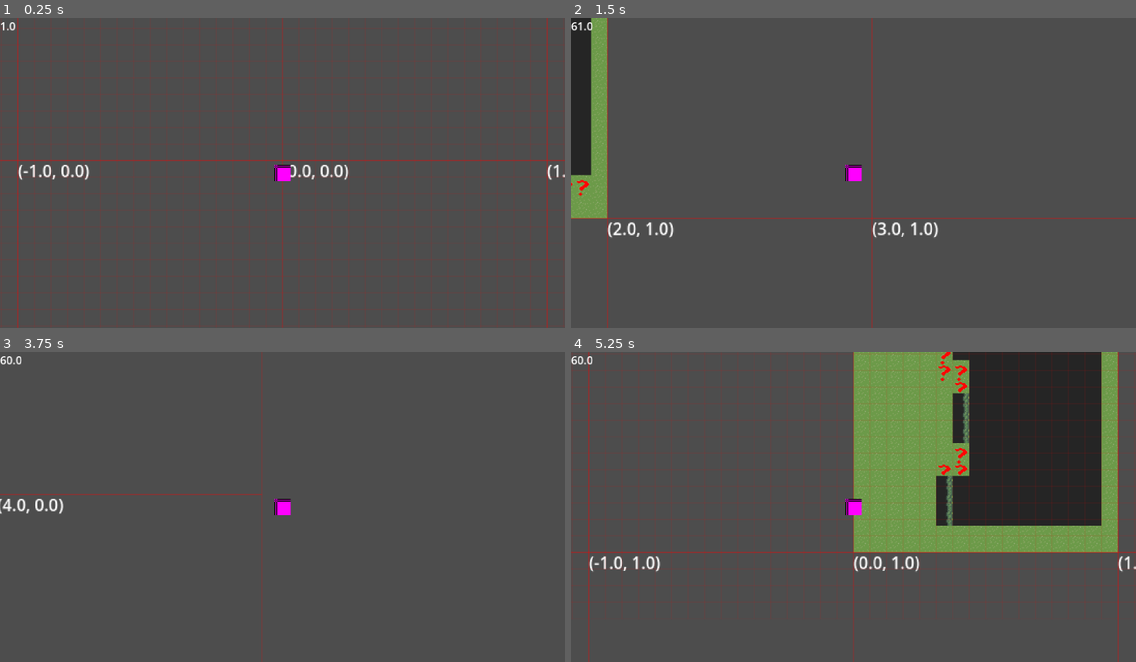
Above: before the commit, frames 1-4 (two rows, left to right).
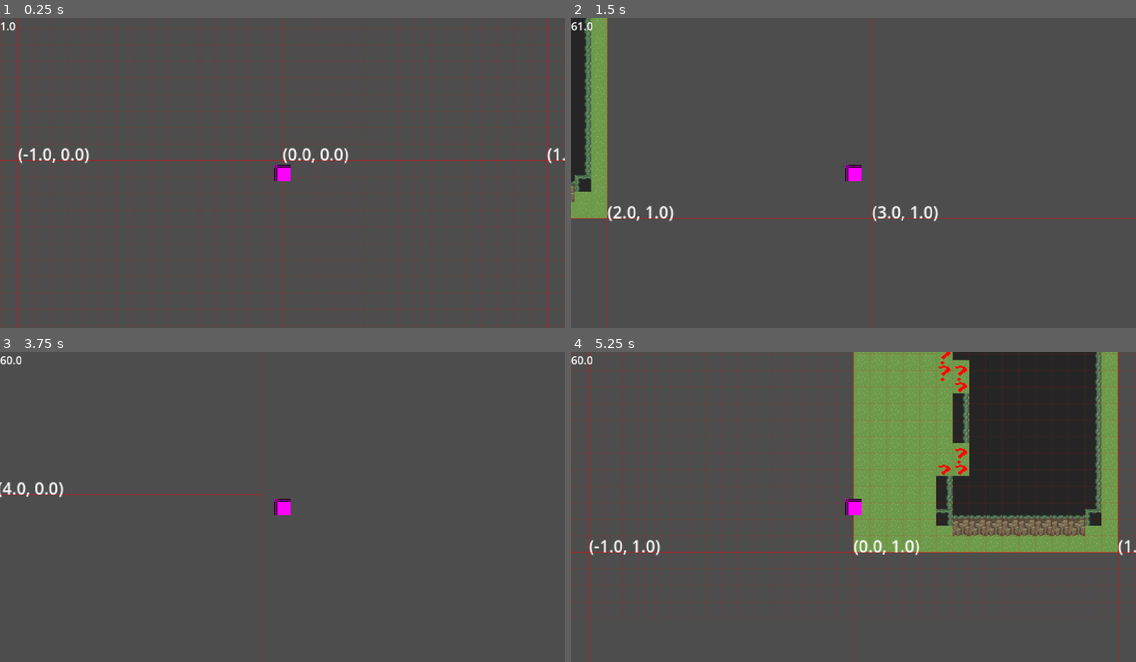
Above: after the commit, the same moments.

Repository: lennertJ9/new_project
Game: Godot game, scene res://world/world.tscn
Same seed, same stepped clock (60 frames per second), same inputs: the game is played once before the commit and once after it.
Inputs (mouse positions are in pixels of both pictures, inside the frame that each line leads up to):
- Up to frame 1 (0.25 s): no input
- Up to frame 2 (1.5 s): tap Enter at 0.5 s; move the mouse to (977, 157) at 0.52 s; press the mouse at (977, 157) at 0.53 s; hold Right (ui_right) 0.53-1.28 s; move the mouse to (740, 188) at 1.27 s; release the mouse at (740, 188) at 1.28 s; hold Down (ui_down) from 1.28 s (still down); click (740, 188) at 1.35 s
- Up to frame 3 (3.75 s): move the mouse to (339, 438) at 2.02 s; release Down (ui_down) at 2.03 s; press the mouse at (339, 438) at 2.03 s; hold Right (ui_right) 2.03-2.78 s; move the mouse to (254, 569) at 2.77 s; release the mouse at (254, 569) at 2.78 s; hold Up (ui_up) 2.78-3.53 s; click (254, 569) at 2.85 s; move the mouse to (452, 553) at 3.52 s; press the mouse at (452, 553) at 3.53 s; hold Left (ui_left) from 3.53 s (still down)
- Up to frame 4 (5.25 s): move the mouse to (684, 460) at 4.27 s; release the mouse at (684, 460) at 4.28 s; click (684, 460) at 4.35 s; move the mouse to (881, 507) at 5.02 s; release Left (ui_left) at 5.03 s; press the mouse at (881, 507) at 5.03 s; hold Down (ui_down) from 5.03 s (still down)

The runs differ from the first frame. In frame 1, 1.0% of the frame differs, in the area x 3-100%, y 41-53%; in frame 2, 1.7%; in frame 3, 0.5%; in frame 4, 3.1%, in the area x 3-100%, y 0-72%.

Commit message:
!note!  bug fix voor bitmasking
de randen worden verwijderd voor de bitmask berekening, bij het implementeren van de randen moet deze na de bitmask berekening verwijderd worden. alhoewel ik denk dat deze uiteindelijk weg kan als de bitmasking implemented is voor de edges van een tile?

alleen nog de lookup te fixen + toevoegen van onbekende tiles in de lookup

Diff:
--- a/game/manager/chunk_manager/chunk_manager.gd
+++ b/game/manager/chunk_manager/chunk_manager.gd
@@ -33,16 +33,16 @@
 
 var tile_lookup: Dictionary[int, Vector2i] = {
 	193: Vector2i(0,0),
-	199: Vector2i(1,0),
+	199: Vector2i(1,2),
 	7: Vector2i(2,0),
 	16: Vector2i(4,0),
-	241: Vector2i(0,1),
+	241: Vector2i(2,1),
 	255: Vector2i(1,1),
 	31: Vector2i(2,1),
 	17: Vector2i(4,1),
 	28: Vector2i(0,2),
-	124: Vector2i(1,2),
-	112: Vector2i(2,2),
+	124: Vector2i(1,0),
+	112: Vector2i(2,0),
 	1: Vector2i(4,2),
 	4: Vector2i(0,4),
 	68: Vector2i(1,4),
@@ -120,15 +120,36 @@
 		OS.delay_msec(15)
 		if not chunks_to_autotile.is_empty():
 			var chunk: Chunk = chunks_to_autotile.pop_front()
+
+			var top: int
+			var bottom:int
+			var left: int
+			var right:int
+			for x in range(16): # zet de indexen van alle tiles aan de boven en onder rand van een chunk op 0 (niet laden)
+				top = 0 * 16 + x
+				bottom = 15 * 16 + x
+				chunk.wall_layer[top] = 0
+				chunk.wall_layer[bottom] = 0
+
+			for y in range(16): # zet de indexen van alle tiles aan de linker en rechter rand van een chunk op 0 (niet laden)
+				left =  y * 16 + 0
+				right = y * 16 + 15
+				chunk.wall_layer[left] = 0
+				chunk.wall_layer[right] = 0
+
+
 			for y in range(1, 15): # loops over de inner tiles
 				for x in range(1, 15):
 					var i = y * 16 + x
 
 					var bitmask: int = 0
 					var tile_id = chunk.wall_layer[i] >> 16 #omdat tile id 16 bits links staat
+
 					if tile_id != 0:
 						#print(chunk.wall_layer[i] >> 16)
 						if chunk.wall_layer[i - 16] >> 16 == tile_id:
+							print(chunk.wall_layer[i - 16])
+							print("i +1")
 							bitmask += 1
 						if chunk.wall_layer[i - 15] >> 16 == tile_id:
 							bitmask += 2
@@ -145,6 +166,8 @@
 						if chunk.wall_layer[i - 17] >> 16 == tile_id:
 							bitmask += 128
 
+						print("i: ", i," bitmask: ",bitmask)
+						print('-----------------------------')
 						#print("i: ", i ,"  bitmask:  ",bitmask)
 						if tile_lookup.has(bitmask):
 							var atlas_pos = tile_lookup[bitmask]
@@ -153,21 +176,7 @@
 						else:
 							chunk.wall_layer[i] = tile_id << 16 | 3 << 8 | 0
 
-			var top: int
-			var bottom:int
-			var left: int
-			var right:int
-			for x in range(16): # zet de indexen van alle tiles aan de boven en onder rand van een chunk op 0 (niet laden)
-				top = 0 * 16 + x
-				bottom = 15 * 16 + x
-				chunk.wall_layer[top] = 0
-				chunk.wall_layer[bottom] = 0
-
-			for y in range(16): # zet de indexen van alle tiles aan de linker en rechter rand van een chunk op 0 (niet laden)
-				left =  y * 16 + 0
-				right = y * 16 + 15
-				chunk.wall_layer[left] = 0
-				chunk.wall_layer[right] = 0
+
 
 			chunk.is_autotiled = true
 			chunks_to_load.append(chunk)
@@ -256,7 +265,7 @@
 		for y in range(-1280,1280, chunk_pixel_size):
 
 			draw_rect(Rect2(Vector2(x,y), Vector2(256,256)), Color(1,0,0,0.2), false, 1.)
-			draw_string(ThemeDB.fallback_font, Vector2(x,y + 16), str(Vector2(x / 256,y / 256)))
+			draw_string(ThemeDB.fallback_font, Vector2(x,y ), str(Vector2(x / 256,y / 256)))
 	for x in range(-320,320, 16):
 		for y in range(-320,320, 16):
 
